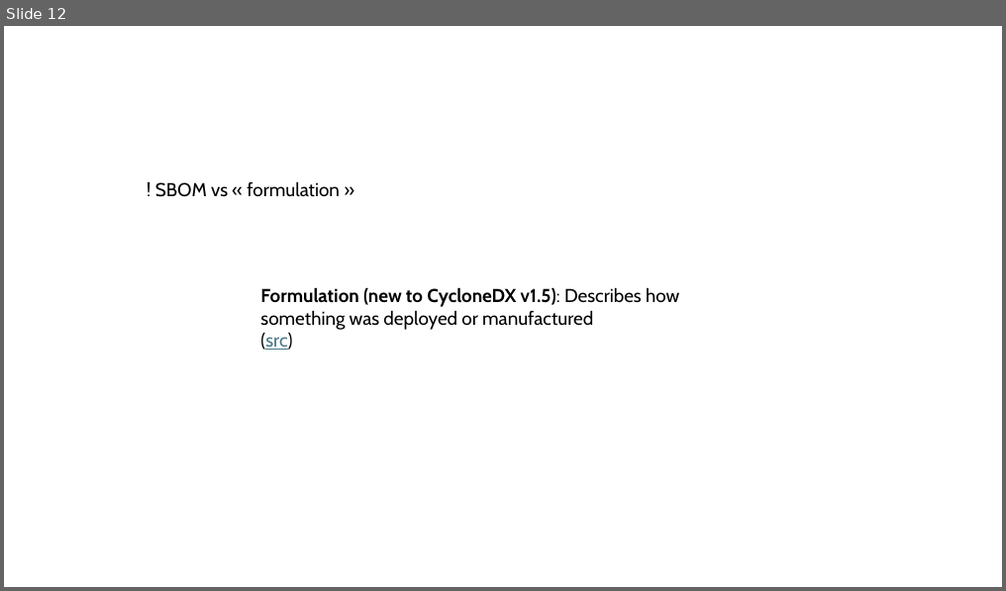
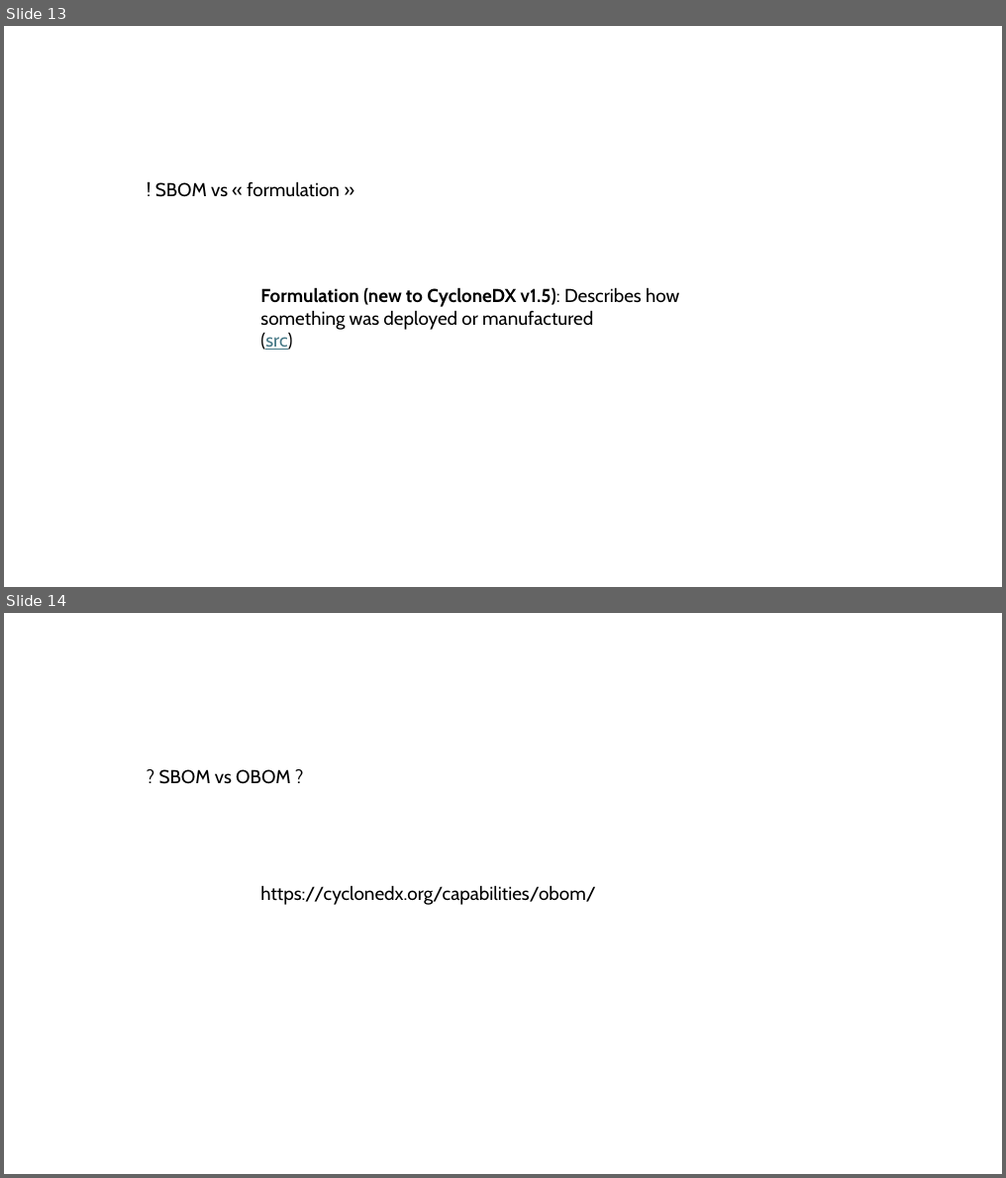
Before and after one commit to avergnaud/sboms, a slide deck: SBOM.pptx. Shown one above the other, each under a label of ours: slide 12 before the commit, slides 13 and 14 after it. The pictures are 1006x591 and 1006x1178 pixels, drawn with LibreOffice and Linux fonts; fonts in the diff are those of the drawing. Boxes give left, top, right and bottom in pixels: in the first picture for what was removed or moved away, otherwise in the second. Text is boxed around its words. In the diff, an @@ line names an element or a change of style, - is before the commit and + after.

```diff
--- a/SBOM.pptx
+++ b/SBOM.pptx
@@ slide 14 added at (x1=4, y1=613, x2=1002, y2=1174), background #FFFFFF @@
@@ text added at (x1=159, y1=769, x2=291, y2=784), 18 pt, text #000000 @@
+? SBOM vs OBOM ?
@@ text added at (x1=260, y1=885, x2=595, y2=905), 18 pt, text #000000 @@
+https://cyclonedx.org/capabilities/obom/
@@ what was slide 12 is now slide 13 @@
```
Also in this commit, not shown: 1 slide changed, 2 other slides added, 1 slide removed.
